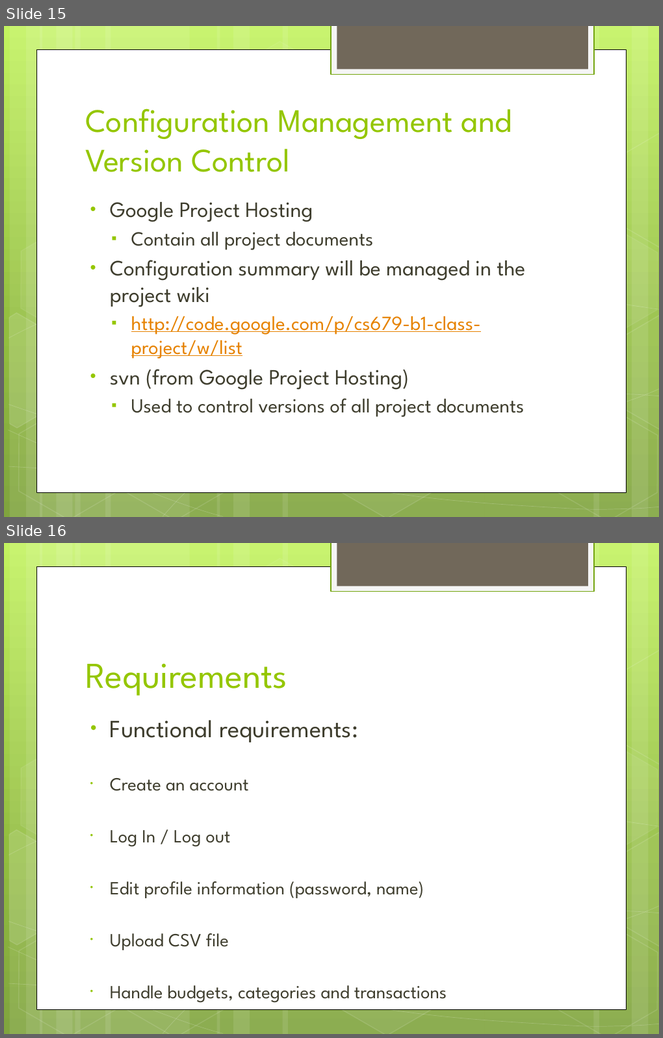
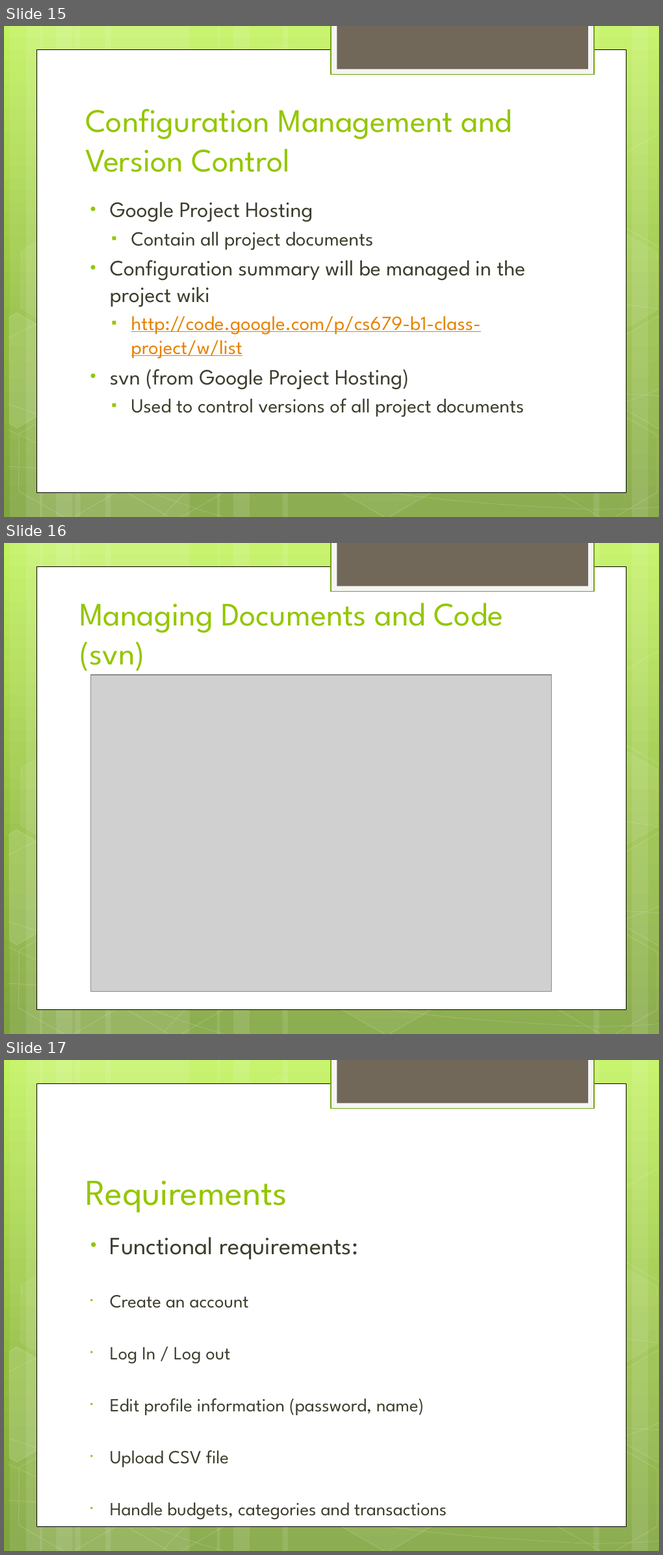
Before and after one commit to hiyenwong/cs679-b1-class-project, a slide deck: deliverables/final/Final Presentation.pptx. Shown one above the other, each under a label of ours: slides 15 and 16 before the commit, slides 15, 16 and 17 after it. The pictures are 663x1038 and 663x1555 pixels, drawn with LibreOffice and Linux fonts; fonts in the diff are those of the drawing; grey boxes stand for pictures. Boxes give left, top, right and bottom in pixels: in the first picture for what was removed or moved away, otherwise in the second. Text is boxed around its words. In the diff, an @@ line names an element or a change of style, - is before the commit and + after.

```diff
--- a/deliverables/final/Final Presentation.pptx
+++ b/deliverables/final/Final Presentation.pptx
@@ slide 16 added at <box>4,543,659,1034</box>, background gradient #C3F35F to #93BF3F to #81A53E; not listed: 31 template elements that a slide beside it also shows @@
@@ title added at <box>79,603,503,675</box>, 36 pt, text #94C600 @@
+Managing Documents and Code (svn)
@@ picture added at <box>91,675,552,991</box> @@
@@ what was slide 16 is now slide 17 @@
```
Also in this commit, not shown: 1 slide changed, 1 other slide added.
